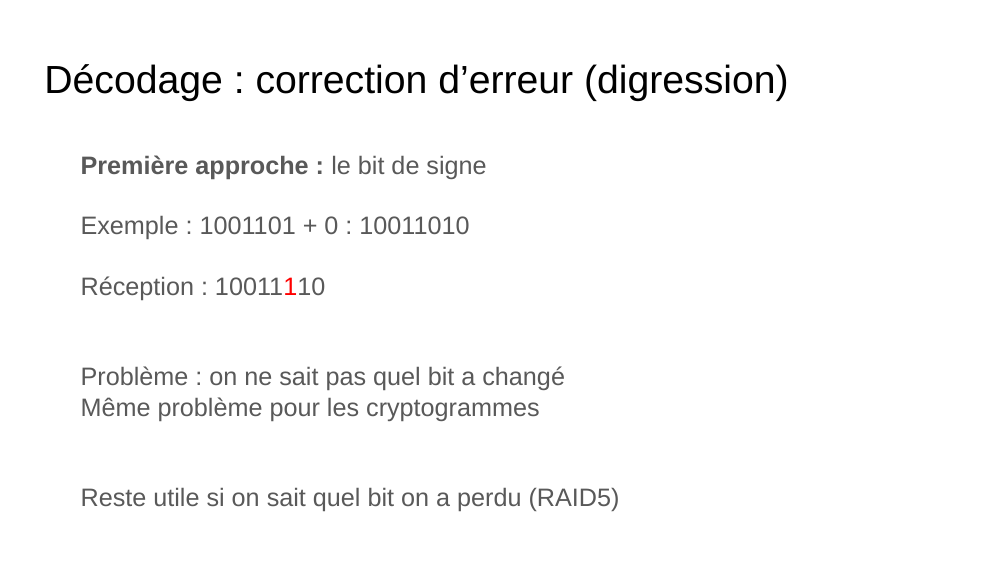
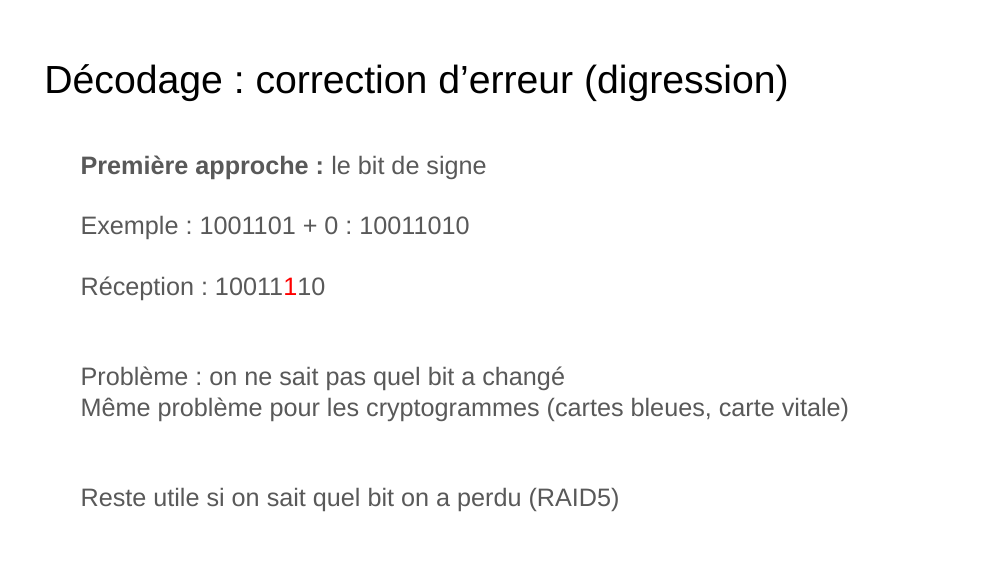
Before and after one commit to benoitmasson/qrcode-demo, a slide deck: slide 45 of slides/QR Codes.odp (slide 46 before the commit). Drawn at 1008x567 pixels with LibreOffice and Linux fonts; fonts in the diff are those of the drawing. Boxes give left, top, right and bottom in pixels: in the first picture for what was removed or moved away, otherwise in the second. Text is boxed around its words. In the diff, an @@ line names an element or a change of style, - is before the commit and + after.

Commit message:
Ajout de la courbe ponynomiale pour Reed-Solomon

```diff
--- a/slides/QR Codes.odp
+++ b/slides/QR Codes.odp
@@ text at [81,397,849,421]: text changed @@
-Même problème pour les cryptogrammes
+Même problème pour les cryptogrammes (cartes bleues, carte vitale)
```
Also in this commit, not shown: 2 other slides changed, 4 slides added, 7 slides removed.
